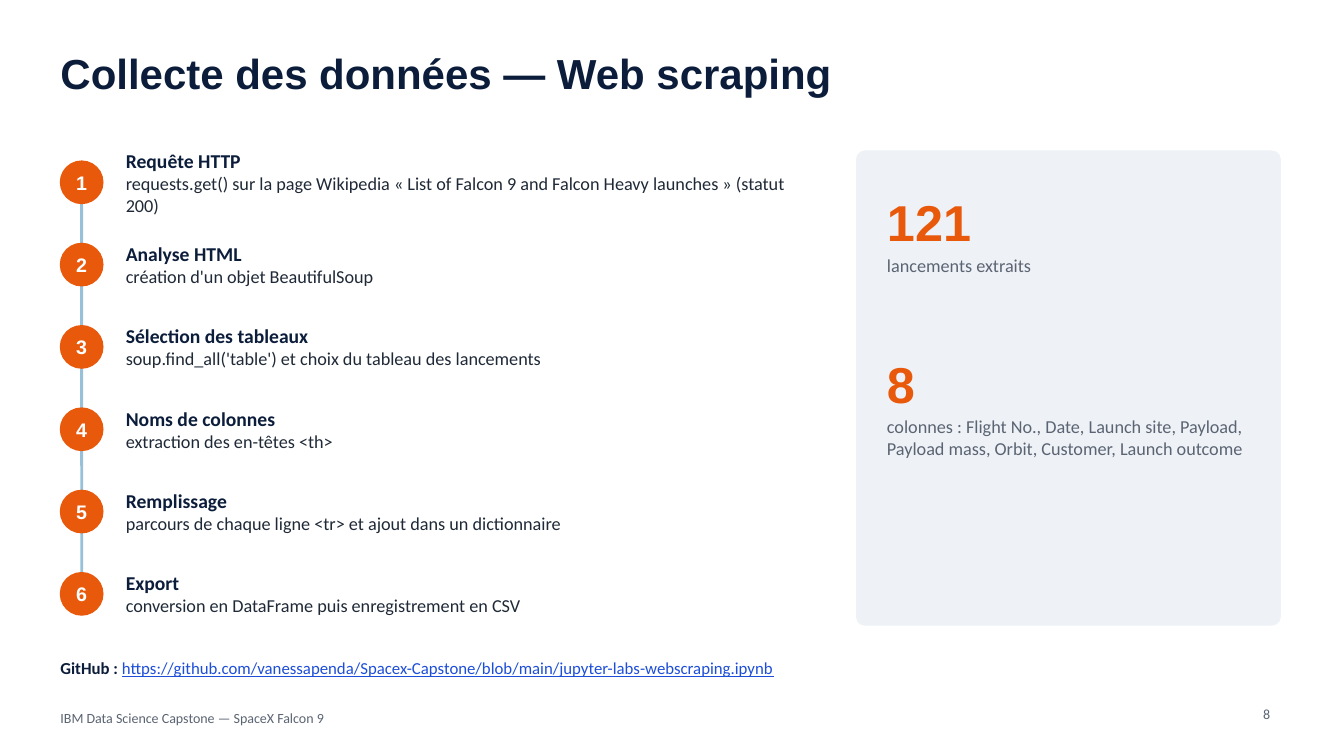
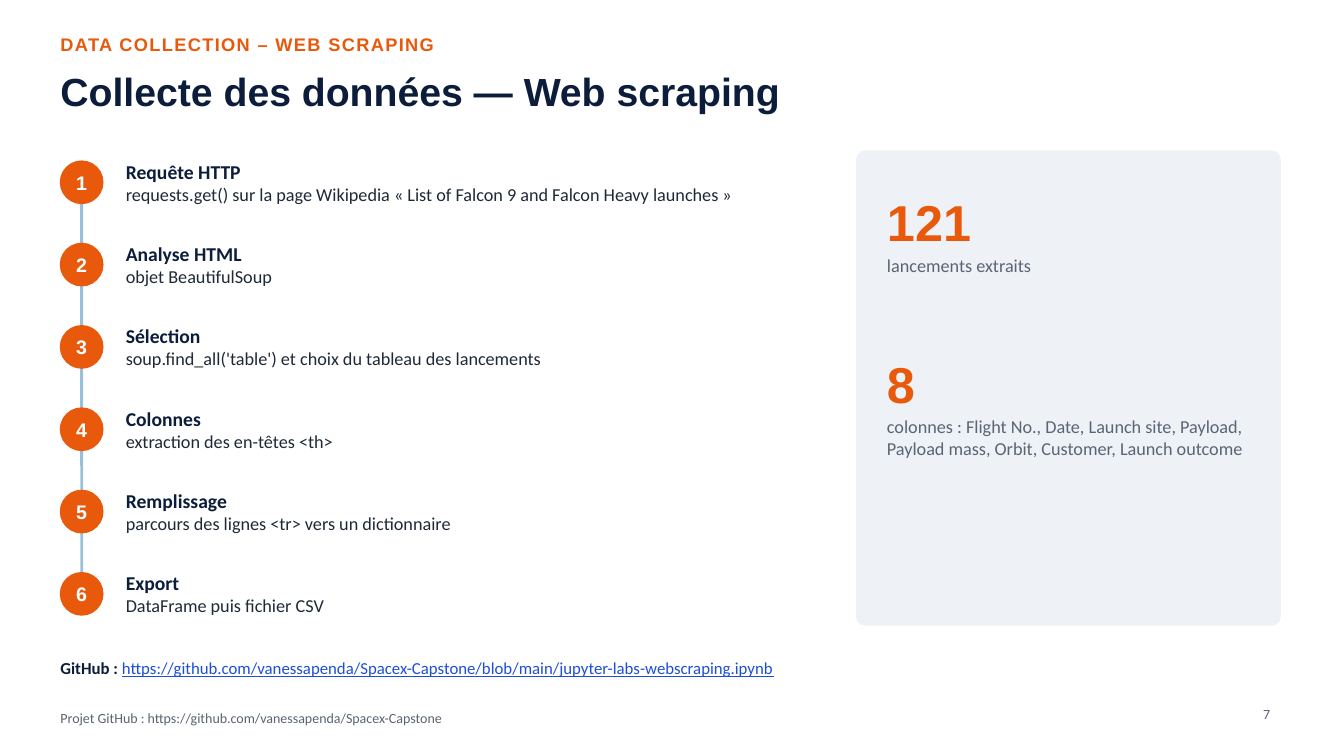
Before and after one commit to vanessapenda/Spacex-Capstone, a slide deck: slide 7 of Rapport_Capstone_SpaceX.pptx (slide 8 before the commit). Drawn at 1344x756 pixels with LibreOffice and Linux fonts; fonts in the diff are those of the drawing. Boxes give left, top, right and bottom in pixels: in the first picture for what was removed or moved away, otherwise in the second. Text is boxed around its words. In the diff, an @@ line names an element or a change of style, - is before the commit and + after.

```diff
--- a/Rapport_Capstone_SpaceX.pptx
+++ b/Rapport_Capstone_SpaceX.pptx
@@ title "Collecte des données — Web ...": place and size @@
-title "Collecte des données — Web ..." at [60,58,831,98]
+title "Collecte des données — Web ..." at [60,77,780,114]
@@ title "Collecte des données — Web ..." at [60,77,780,114]: size 30 to 28 pt @@
@@ text added at [60,38,433,51], 13 pt, text #E8590C, bold @@
+DATA COLLECTION – WEB SCRAPING
@@ text at [126,188,718,204]: text changed @@
-requests.get() sur la page Wikipedia « List of Falcon 9 and Falcon Heavy launches » (statut 200)
+requests.get() sur la page Wikipedia « List of Falcon 9 and Falcon Heavy launches »
@@ text at [126,270,271,286]: text changed @@
-création d'un objet BeautifulSoup
+objet BeautifulSoup
@@ text at [126,329,201,343]: text changed @@
-Sélection des tableaux
+Sélection
@@ text at [126,412,201,426]: text changed @@
-Noms de colonnes
+Colonnes
@@ text at [126,517,450,533]: text changed @@
-parcours de chaque ligne <tr> et ajout dans un dictionnaire
+parcours des lignes <tr> vers un dictionnaire
@@ text at [126,599,324,615]: text changed @@
-conversion en DataFrame puis enregistrement en CSV
+DataFrame puis fichier CSV
@@ text removed at [60,713,324,726] @@
-IBM Data Science Capstone — SpaceX Falcon 9
@@ text added at [60,713,442,726], 10 pt, text #5B6472 @@
+Projet GitHub : https://github.com/vanessapenda/Spacex-Capstone
@@ page number at [1263,710,1270,719]: text changed @@
-8
+7
```
Also in this commit, not shown: 13 other slides changed, 10 slides added, 33 slides removed, 1 other file.
